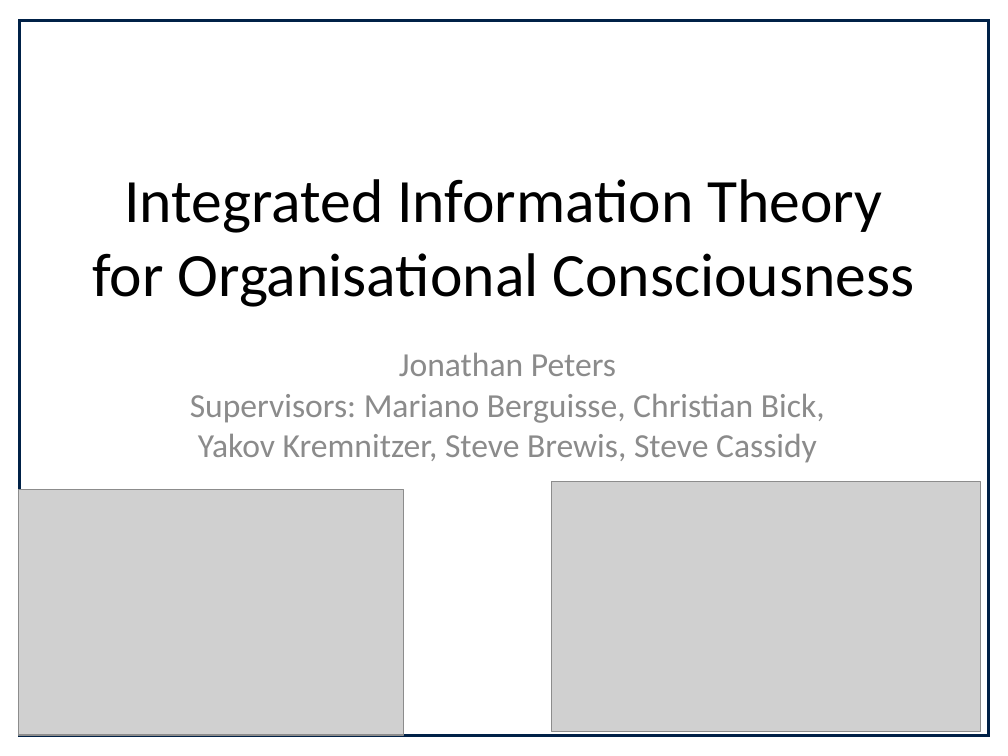
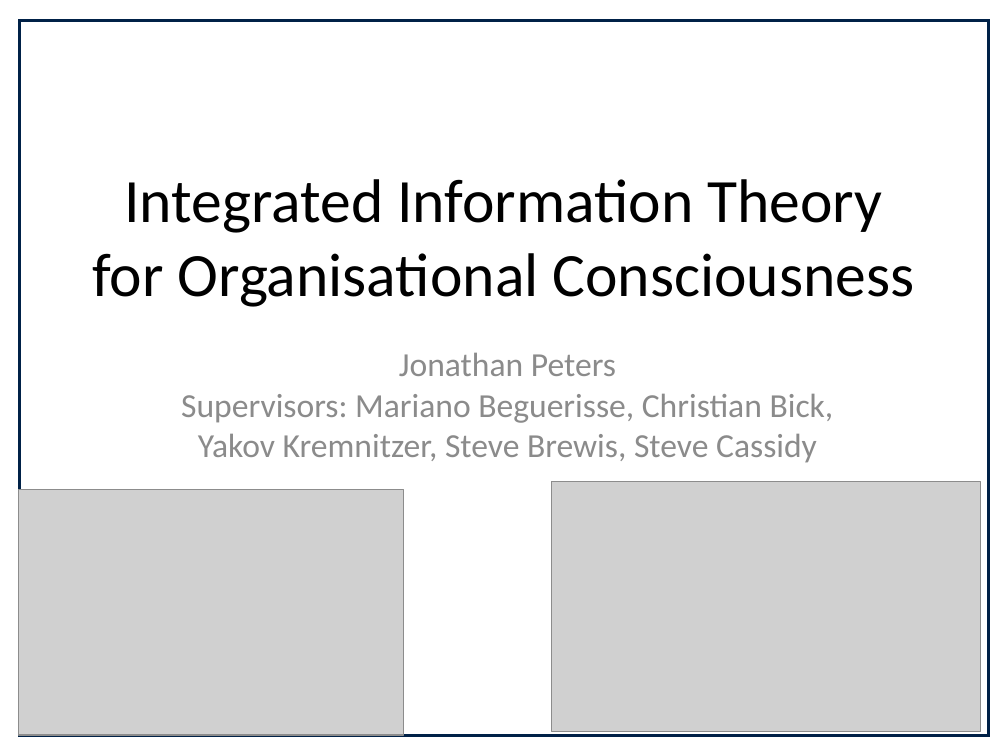
Before and after one commit to Ectheleon/IIT-Mini-Project, a slide deck: slide 1 of Writeup/Presentation/Integrated Information Theory for Organisational Consciousness.pptx. Drawn at 1008x756 pixels with LibreOffice and Linux fonts; fonts in the diff are those of the drawing; grey boxes stand for pictures; background and template pictures are left out. Boxes give left, top, right and bottom in pixels: in the first picture for what was removed or moved away, otherwise in the second. Text is boxed around its words. In the diff, an @@ line names an element or a change of style, - is before the commit and + after.

```diff
--- a/Writeup/Presentation/Integrated Information Theory for Organisational Consciousness.pptx
+++ b/Writeup/Presentation/Integrated Information Theory for Organisational Consciousness.pptx
@@ subtitle at box(181, 393, 834, 463): text changed @@
-Supervisors: Mariano Berguisse, Christian Bick, Yakov Kremnitzer, Steve Brewis, Steve Cassidy
+Supervisors: Mariano Beguerisse, Christian Bick, Yakov Kremnitzer, Steve Brewis, Steve Cassidy
```
Also in this commit, not shown: 5 slides added, 1 slide removed.
